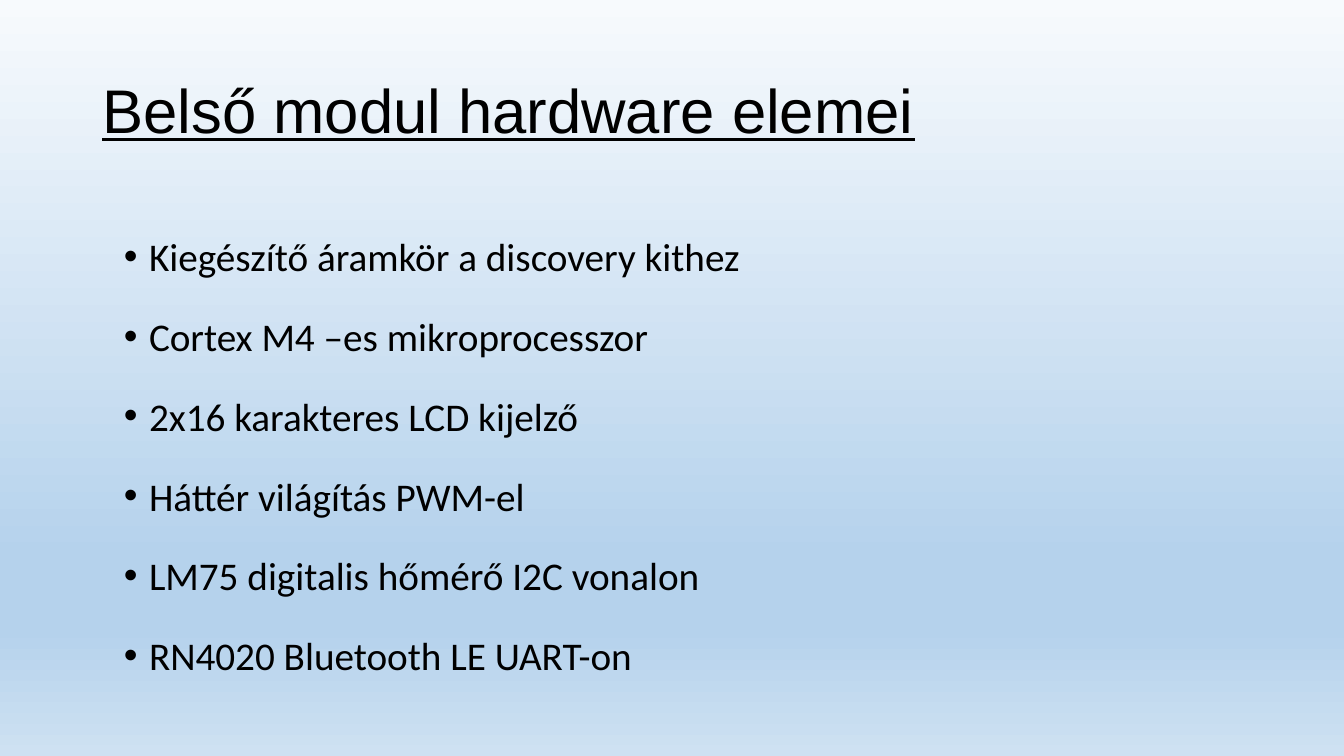
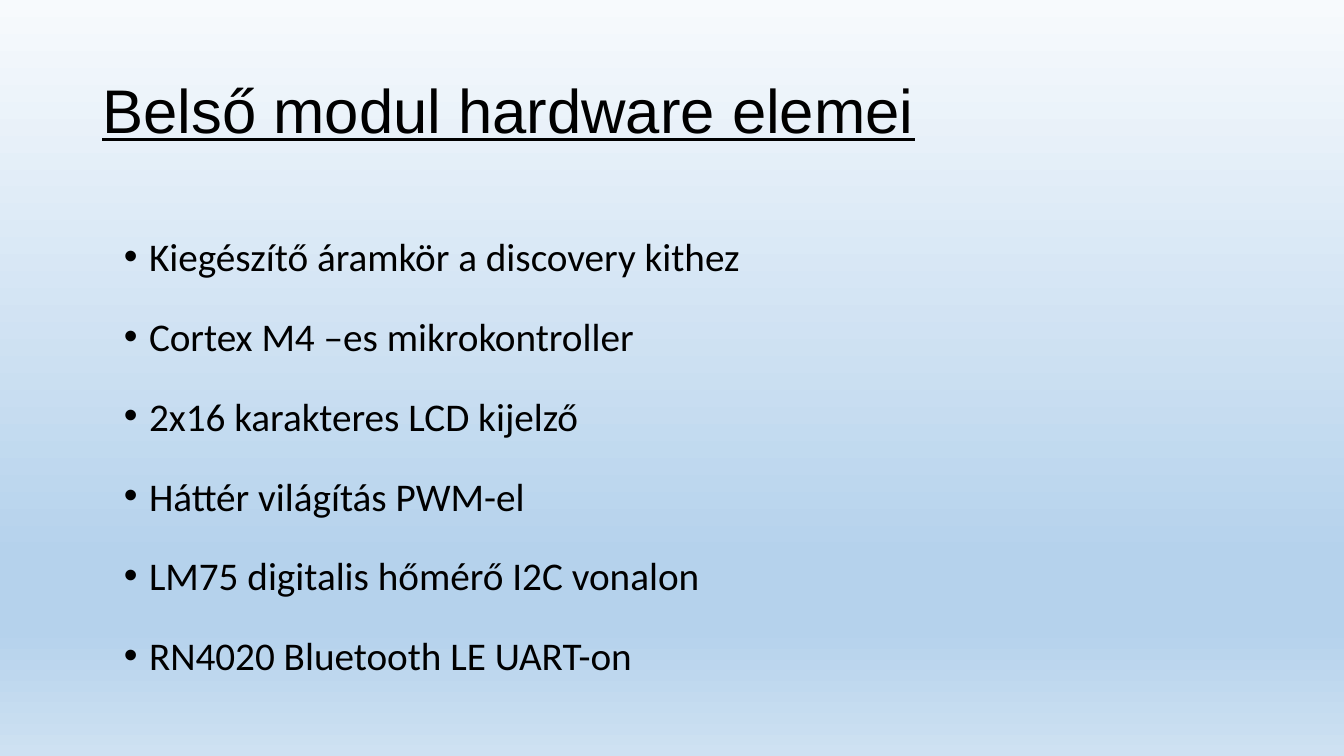
Before and after one commit to foltanyi/modularis_homero, a slide deck: slide 3 of Moduláris digitalis hőmérő fejlesztése.pptx. Drawn at 1344x756 pixels with LibreOffice and Linux fonts; fonts in the diff are those of the drawing. Boxes give left, top, right and bottom in pixels: in the first picture for what was removed or moved away, otherwise in the second. Text is boxed around its words. In the diff, an @@ line names an element or a change of style, - is before the commit and + after.

```diff
--- a/Moduláris digitalis hőmérő fejlesztése.pptx
+++ b/Moduláris digitalis hőmérő fejlesztése.pptx
@@ text at box(149, 323, 634, 352): text changed @@
-• Cortex M4 –es mikroprocesszor
+• Cortex M4 –es mikrokontroller
```
Also in this commit, not shown: 3 other slides changed, 1 slide added.
